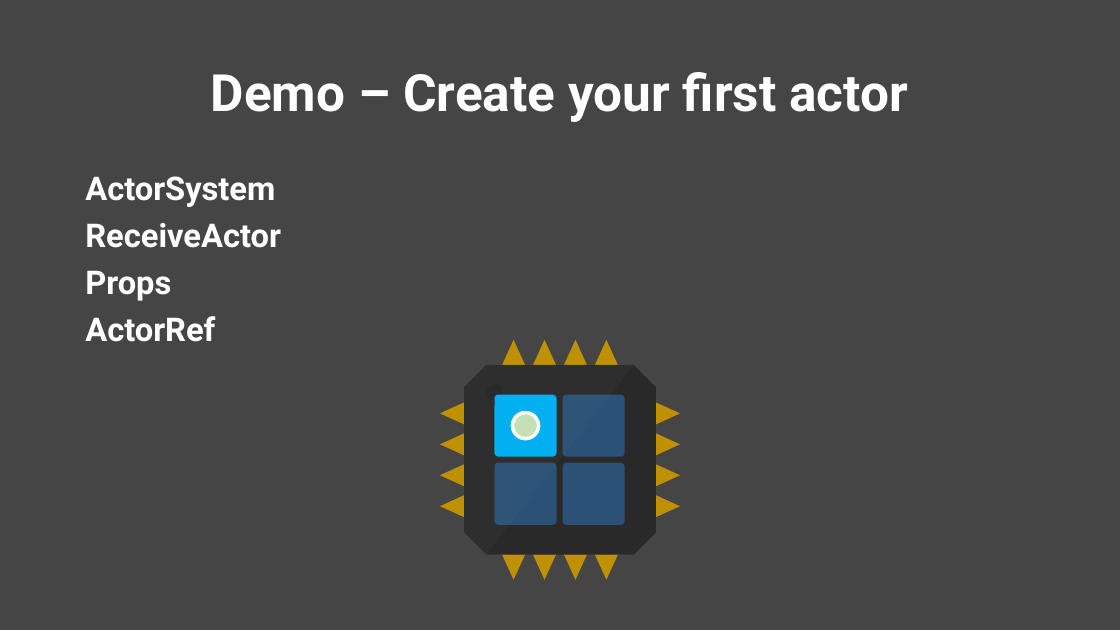
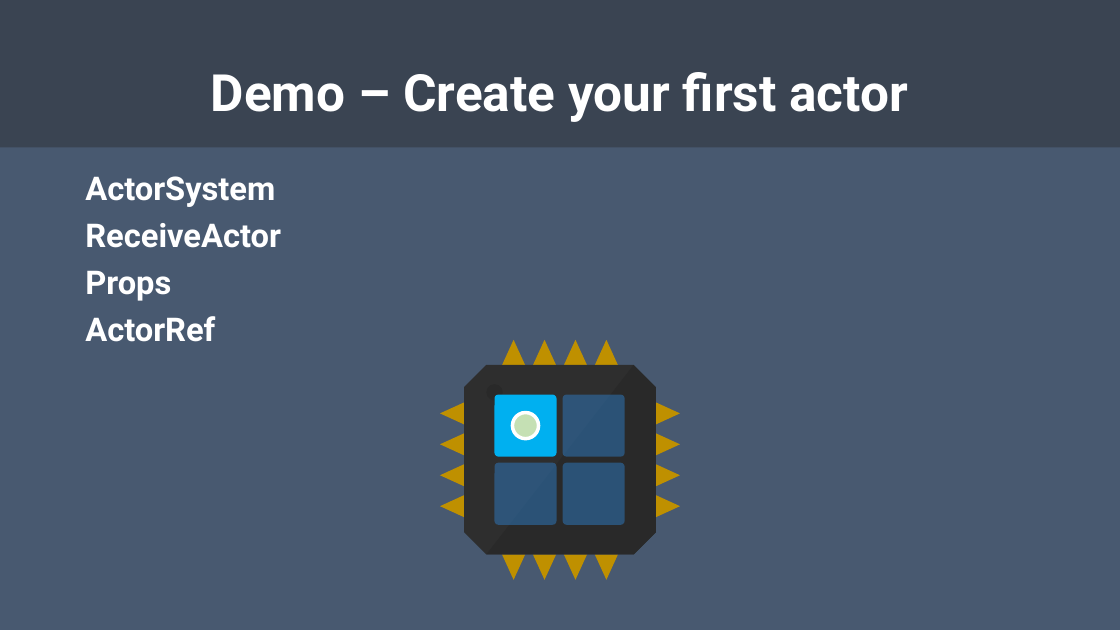
Before and after one commit to rogeralsing/Presentations, a slide deck: slide 27 of CNUG/akka.pptx (slide 26 before the commit). Drawn at 1120x630 pixels with LibreOffice and Linux fonts; fonts in the diff are those of the drawing. Boxes give left, top, right and bottom in pixels: in the first picture for what was removed or moved away, otherwise in the second. Text is boxed around its words. In the diff, an @@ line names an element or a change of style, - is before the commit and + after.

```diff
--- a/CNUG/akka.pptx
+++ b/CNUG/akka.pptx
@@ background #454545 to #485970 @@
@@ rounded rectangle added at bbox=[0, 0, 1120, 147], fill #262626 at 40% opacity @@
```
Also in this commit, not shown: 5 other slides changed, 3 slides added.
